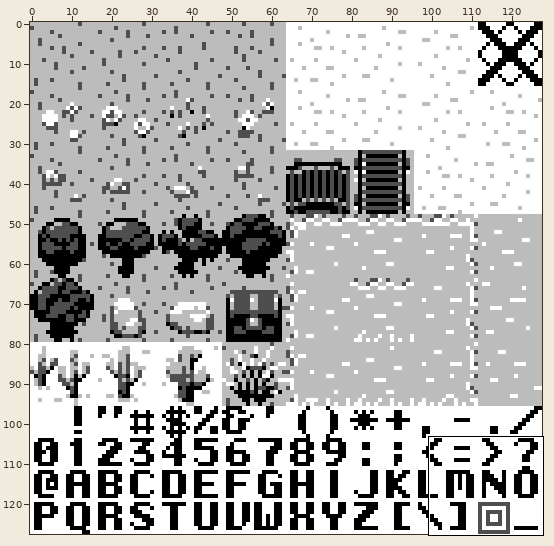
Edited in one commit: sprite sheet (gassets/background-tileset.png). The picture above shows the old version from afar; the outline marks the close-up.
Close-up. As it was:
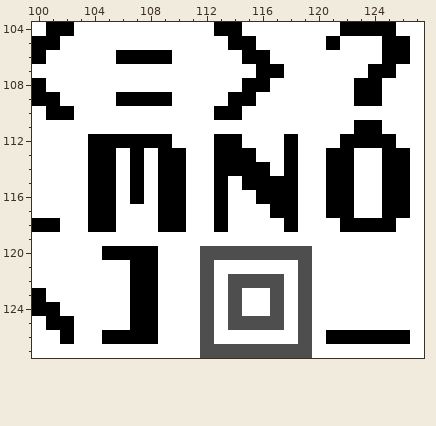
The file is 128x128 pixels. Shown: x 100..127, y 104..127.
New version:
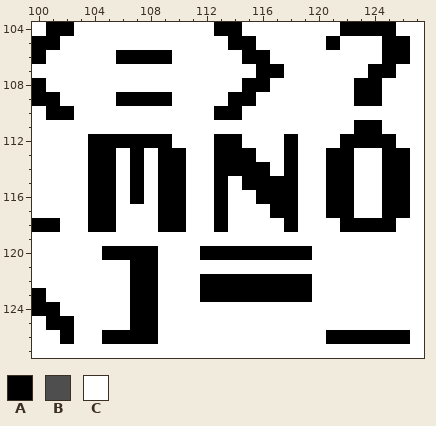
Palette (. is transparent): A #000000  B #4e4e4e  C #ffffff
From old to new:
Colour B becomes colour A in row 120 at x 112 to 119; in row 122 at x 112, 114 to 117 and 119; in row 123 at x 112, 114, 117 and 119.
Colour C becomes colour A in row 122 at x 113 and 118; in row 123 at x 113, 115 to 116 and 118.
Colour B becomes colour C in row 121 at x 112 and 119; in row 124 at x 112, 114, 117 and 119; in row 125 at x 112, 114 to 117 and 119; in row 126 at x 112 and 119; in row 127 at x 112 to 119.
